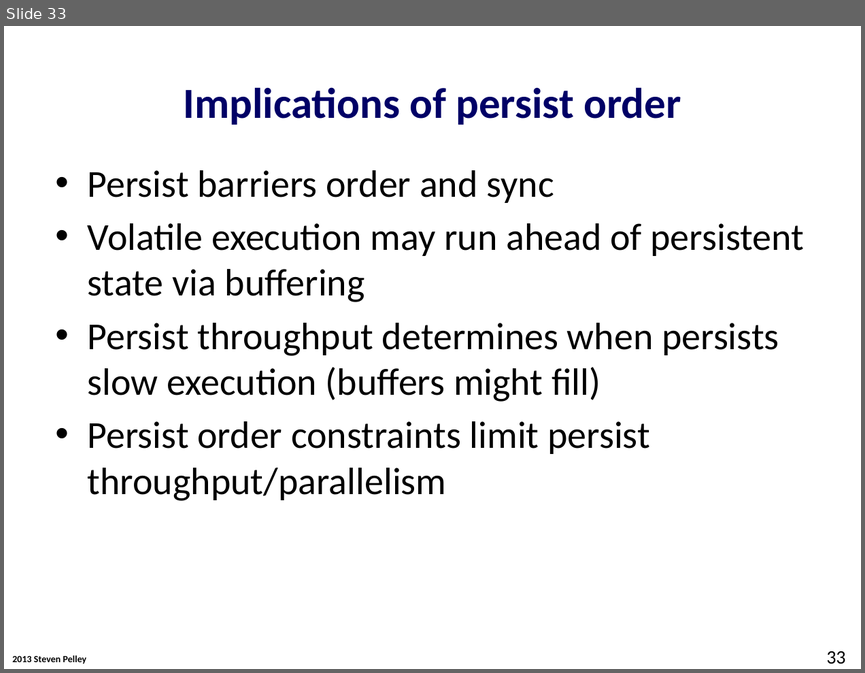
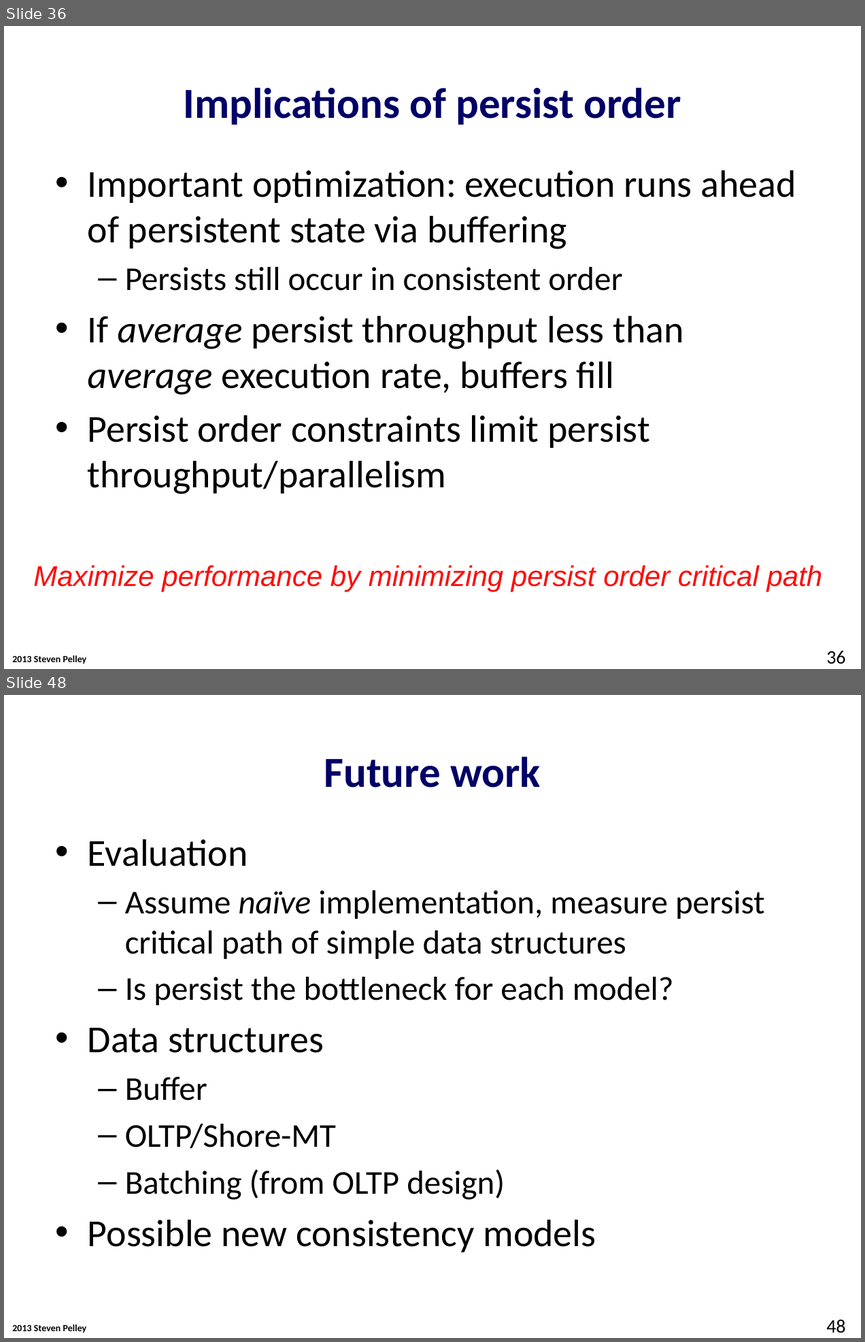
Before and after one commit to Abulila/dissertation, a slide deck: proposal/proposal.pptx. Shown one above the other, each under a label of ours: slide 33 before the commit, slides 36 and 48 after it; the slides between them are not shown. The pictures are 865x673 and 865x1342 pixels, drawn with LibreOffice and Linux fonts; fonts in the diff are those of the drawing; background and template pictures are left out. Boxes give left, top, right and bottom in pixels: in the first picture for what was removed or moved away, otherwise in the second. Text is boxed around its words. In the diff, an @@ line names an element or a change of style, - is before the commit and + after.

```diff
--- a/proposal/proposal.pptx
+++ b/proposal/proposal.pptx
@@ slide 48 added at (x1=4, y1=695, x2=861, y2=1338), background #FFFFFF; not listed: 1 template element that a slide beside it also shows @@
@@ title added at (x1=324, y1=756, x2=541, y2=787), 36 pt, text #000066, bold @@
+Future work
@@ text added at (x1=88, y1=839, x2=765, y2=1252), 28 pt, text #000000 @@
+• Evaluation
+  – Assume naïve implementation, measure persist critical path of simple data structures
+  – Is persist the bottleneck for each model?
+• Data structures
+  – Buffer
+  – OLTP/Shore-MT
+  – Batching (from OLTP design)
+• Possible new consistency models
@@ page number added at (x1=826, y1=1319, x2=845, y2=1333), 16 pt, text #000000 @@
+48
@@ what was slide 33 is now slide 36 @@
@@ slide 36 changed as well @@
@@ text at (x1=88, y1=170, x2=796, y2=395): text changed @@
-• Persist barriers order and sync
-• Volatile execution may run ahead of persistent state via buffering
-• Persist throughput determines when persists slow execution (buffers might fill)
+• Important optimization: execution runs ahead of persistent state via buffering
+  – Persists still occur in consistent order
+• If average persist throughput less than average execution rate, buffers fill
@@ text added at (x1=33, y1=565, x2=823, y2=591), 24 pt, text #FF0909, italic @@
+Maximize performance by minimizing persist order critical path
@@ page number at (x1=826, y1=650, x2=845, y2=664): text changed @@
-33
+36
```
Also in this commit, not shown: 11 other slides changed, 12 other slides added, 7 slides removed.
